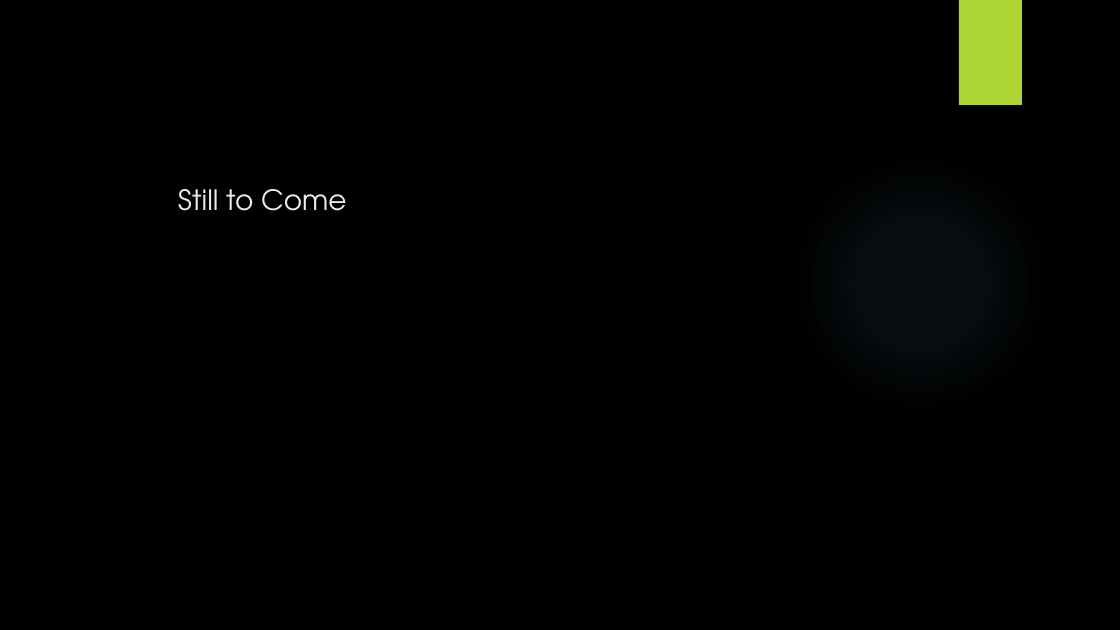
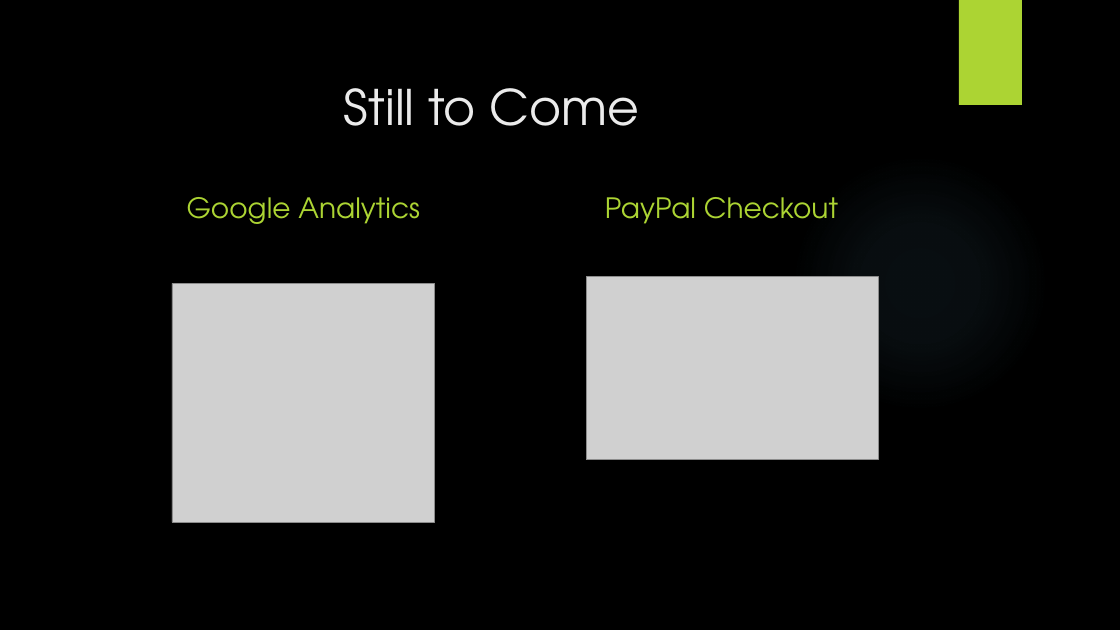
Before and after one commit to daviddongguo/BookstorePHP, a slide deck: slide 9 of Project Presentation.pptx (slide 11 before the commit). Drawn at 1120x630 pixels with LibreOffice and Linux fonts; fonts in the diff are those of the drawing; grey boxes stand for pictures; background and template pictures are left out. Boxes give left, top, right and bottom in pixels: in the first picture for what was removed or moved away, otherwise in the second. Text is boxed around its words. In the diff, an @@ line names an element or a change of style, - is before the commit and + after.

Commit message:
Updated presentation

```diff
--- a/Project Presentation.pptx
+++ b/Project Presentation.pptx
@@ title "Still to Come": place and size @@
-title "Still to Come" at (178, 189, 347, 211)
+title "Still to Come" at (344, 88, 639, 126)
@@ title "Still to Come" at (344, 88, 639, 126): size 24 to 42 pt @@
@@ text added at (187, 197, 420, 224), 24 pt, text #ACD433 @@
+Google Analytics
@@ text added at (605, 197, 838, 224), 24 pt, text #ACD433 @@
+PayPal Checkout
@@ picture added at (172, 283, 435, 522) @@
@@ picture added at (586, 276, 879, 460) @@
```
Also in this commit, not shown: 3 other slides changed, 2 slides removed, 2 other files.
